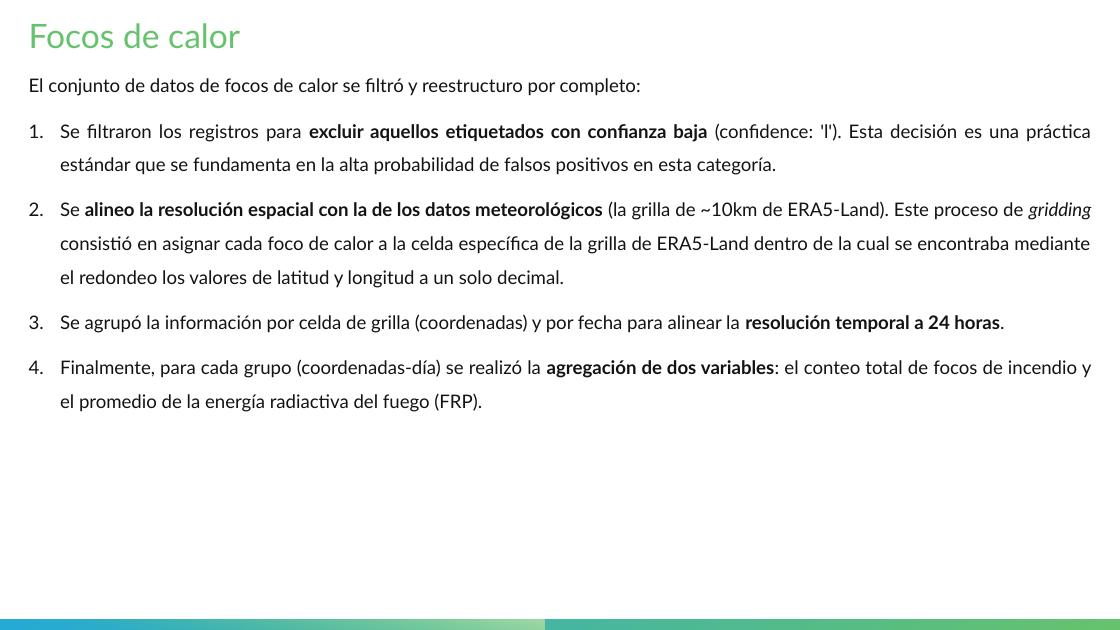
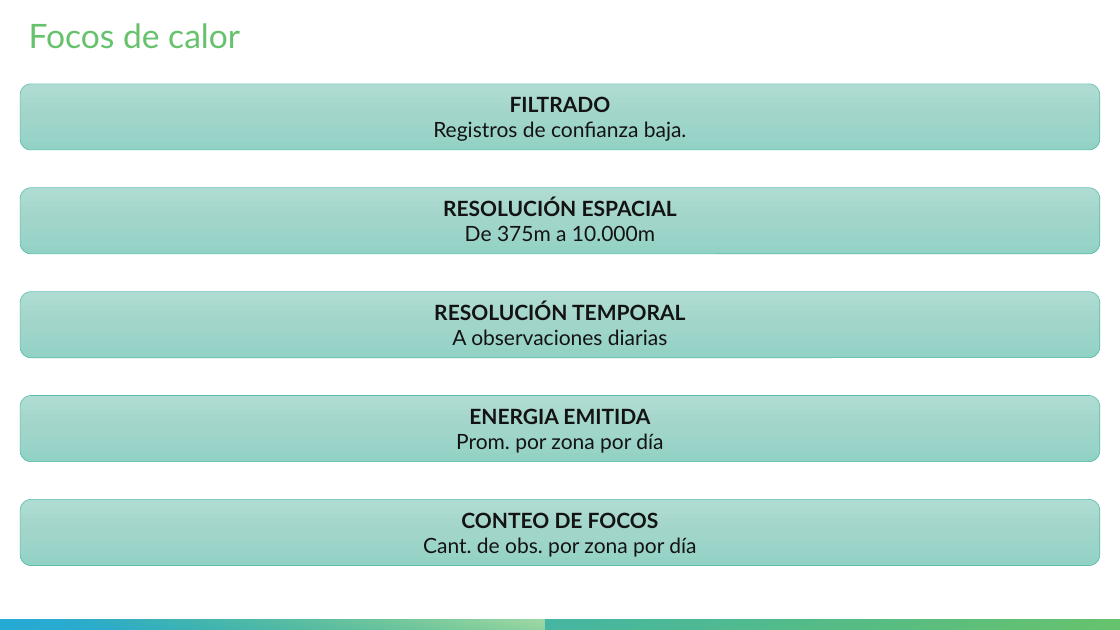
Before and after one commit to HunterCitto/199---Seminario-Final, a slide deck: slide 14 of docs/Entregas/Presentación/Incendios forestales de la Patagonia Andina - Pública.pptx (slide 16 before the commit). Drawn at 1120x630 pixels with LibreOffice and Linux fonts; fonts in the diff are those of the drawing. Boxes give left, top, right and bottom in pixels: in the first picture for what was removed or moved away, otherwise in the second. Text is boxed around its words. In the diff, an @@ line names an element or a change of style, - is before the commit and + after.

Commit message:
Update: Presentación

```diff
--- a/docs/Entregas/Presentación/Incendios forestales de la Patagonia Andina - Pública.pptx
+++ b/docs/Entregas/Presentación/Incendios forestales de la Patagonia Andina - Pública.pptx
@@ rounded rectangle added at (20,84,1100,150), fill gradient #B0DCD3 to #A2D6CB to #92D3C5, outline #5BBEAC 0.5 pt, 18 pt, text #131313 @@
+FILTRADO
+Registros de confianza baja.
@@ text removed at (29,78,1092,412) @@
-El conjunto de datos de focos de calor se filtró y reestructuro por completo:
-1. Se filtraron los registros para excluir aquellos etiquetados con confianza baja (confidence: 'l'). Esta decisión es una práctica estándar que se fundamenta en la alta probabilidad de falsos positivos en esta categoría.
-2. Se alineo la resolución espacial con la de los datos meteorológicos (la grilla de ~10km de ERA5-Land). Este proceso de gridding consistió en asignar cada foco de calor a la celda específica de la grilla de ERA5-Land dentro de la cual se encontraba mediante el redondeo los valores de latitud y longitud a un solo decimal.
-3. Se agrupó la información por celda de grilla (coordenadas) y por fecha para alinear la resolución temporal a 24 horas.
-4. Finalmente, para cada grupo (coordenadas-día) se realizó la agregación de dos variables: el conteo total de focos de incendio y el promedio de la energía radiactiva del fuego (FRP).
@@ rounded rectangle added at (20,187,1100,254), fill gradient #B0DCD3 to #A2D6CB to #92D3C5, outline #5BBEAC 0.5 pt, 18 pt, text #131313, bold @@
+RESOLUCIÓN ESPACIAL
+De 375m a 10.000m
@@ rounded rectangle added at (20,292,1100,358), fill gradient #B0DCD3 to #A2D6CB to #92D3C5, outline #5BBEAC 0.5 pt, 18 pt, text #131313 @@
+RESOLUCIÓN TEMPORAL
+A observaciones diarias
@@ rounded rectangle added at (20,396,1100,462), fill gradient #B0DCD3 to #A2D6CB to #92D3C5, outline #5BBEAC 0.5 pt, 18 pt, text #131313 @@
+ENERGIA EMITIDA
+Prom. por zona por día
@@ rounded rectangle added at (20,500,1100,566), fill gradient #B0DCD3 to #A2D6CB to #92D3C5, outline #5BBEAC 0.5 pt, 18 pt, text #131313 @@
+CONTEO DE FOCOS
+Cant. de obs. por zona por día
```
Also in this commit, not shown: 7 other slides changed, 9 slides added, 8 slides removed, 7 other files.
